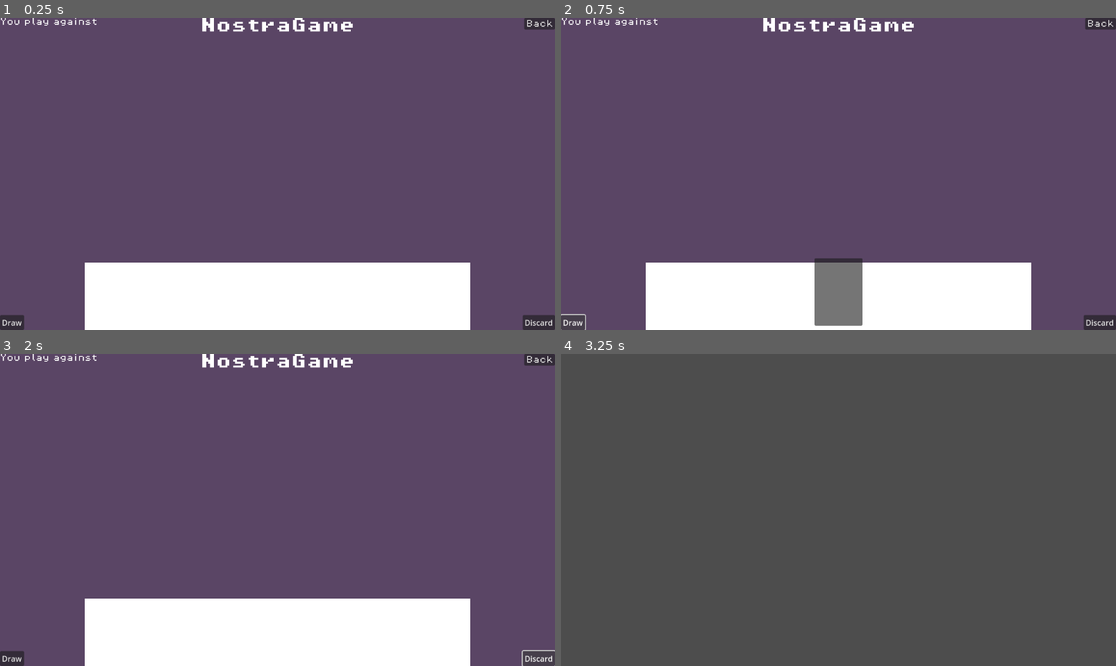
Above: before the commit, frames 1-4 (two rows, left to right).
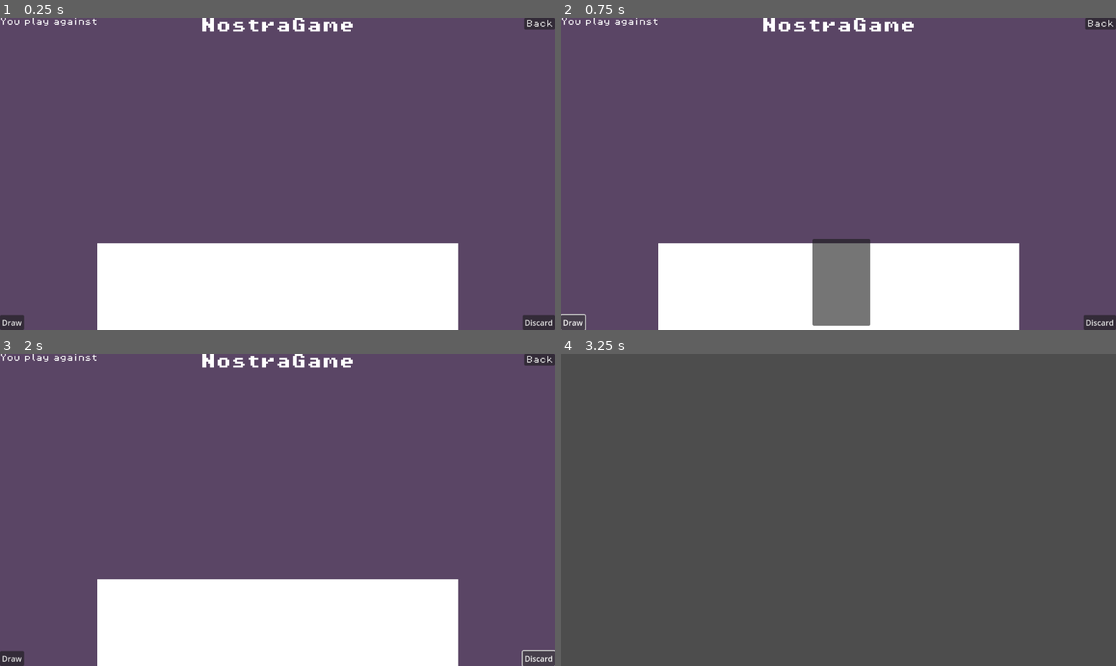
Above: after the commit, the same moments.

Repository: Dobix/godot-nostra
Game: Godot game, scene res://scenes/nostra/nostra_game.tscn
Two runs of this game, one before a commit and one after it. Both use one fixed random seed, a clock stepped at 60 frames per second and the inputs below. This scene is started directly instead of the project's main scene.
Inputs:
- Up to frame 1 (0.25 s): no input
- Up to frame 2 (0.75 s): click "Draw" at 0.5 s
- Up to frame 3 (2 s): click "Discard" at 1.25 s
- Up to frame 4 (3.25 s): click "Back" at 2 s; tap Enter at 2.75 s; hold D (right) from 2.78 s (still down); tap E (Interact) at 2.85 s

The runs differ from the first frame. In frame 1, 5.0% of the frame differs, in the area x 15-85%, y 72-100%; in frame 2, 5.6%, in the area x 15-85%, y 70-100%; in frame 3, 5.0%; in frame 4, nothing differs.

Commit message:
screen size adjustments for player hand

Diff:
--- a/scenes/nostra/card.tscn
+++ b/scenes/nostra/card.tscn
@@ -4,7 +4,7 @@
 [ext_resource type="Texture2D" uid="uid://drmn0pjiav1g4" path="res://assets/nostra/cards/01-blue.jpg" id="1_ovagr"]
 
 [node name="Card" type="Panel"]
-custom_minimum_size = Vector2(100, 140)
+custom_minimum_size = Vector2(120, 180)
 offset_right = 100.0
 offset_bottom = 140.0
 pivot_offset = Vector2(50, 140)
@@ -12,8 +12,11 @@
 
 [node name="TextureRect" type="TextureRect" parent="."]
 custom_minimum_size = Vector2(100, 140)
-layout_mode = 0
-offset_right = 40.0
-offset_bottom = 40.0
+layout_mode = 1
+anchors_preset = 15
+anchor_right = 1.0
+anchor_bottom = 1.0
+grow_horizontal = 2
+grow_vertical = 2
 texture = ExtResource("1_ovagr")
 expand_mode = 1
--- a/scenes/nostra/nostra_game.tscn
+++ b/scenes/nostra/nostra_game.tscn
@@ -63,7 +63,7 @@
 text = "Discard"
 
 [node name="Hand" type="ColorRect" parent="MarginContainer"]
-custom_minimum_size = Vector2(800, 140)
+custom_minimum_size = Vector2(600, 180)
 layout_mode = 2
 size_flags_horizontal = 4
 size_flags_vertical = 8
--- a/scripts/card.gd
+++ b/scripts/card.gd
@@ -1,10 +1,18 @@
 class_name Card
 extends Panel
-
-const SIZE := Vector2(100, 140)
 
 @export var image: Texture2D
 @onready var texture_rect: TextureRect = $TextureRect
 
 func _ready() -> void:
 	texture_rect.texture = image
+
+func apply_card_size(size: Vector2) -> void:
+	custom_minimum_size = size
+	texture_rect.custom_minimum_size = size
+
+func get_scaled_size(hand_size: Vector2) -> Vector2:
+	var scale_factor := 0.9  # 90 % der Höhe
+	var card_height := hand_size.y * scale_factor
+	var aspect_ratio := 120.0 / 180.0  # original width / height
+	return Vector2(card_height * aspect_ratio, card_height)
--- a/scripts/hand.gd
+++ b/scripts/hand.gd
@@ -10,6 +10,22 @@
 @export var x_sep := -10
 @export var y_min := 0
 @export var y_max := -15
+
+func _ready() -> void:
+	_update_hand_size()
+
+func _notification(what):
+	if what == NOTIFICATION_RESIZED:
+		_update_hand_size()
+		_update_cards()
+
+func _update_hand_size() -> void:
+	var screen_size = get_viewport().get_visible_rect().size
+	size = Vector2(screen_size.x * 0.65, screen_size.y * 0.25)
+	position = Vector2(
+		(screen_size.x - size.x) / 2,
+		screen_size.y - size.y
+	)
 
 func draw_card() -> void:
 	var new_card = CARD.instantiate()
@@ -28,26 +44,34 @@
 
 func _update_cards() -> void:
 	var cards := get_child_count()
-	var all_cards_size := Card.SIZE.x * cards + x_sep * (cards - 1)
+	if cards == 0:
+		return
+
+	# Neue dynamische Kartengröße berechnen
+	var card_size := Card.new().get_scaled_size(size)
+
+	# Diese Zeile ersetzt Card.SIZE überall im Code:
+	var all_cards_size := card_size.x * cards + x_sep * (cards - 1)
 	var final_x_sep := x_sep
 
 	if all_cards_size > size.x:
-		final_x_sep = (size.x - Card.SIZE.x * cards) / (cards - 1)
+		final_x_sep = (size.x - card_size.x * cards) / (cards - 1)
 		all_cards_size = size.x
 
 	var offset := (size.x - all_cards_size) / 2
 
 	for i in cards:
 		var card := get_child(i)
-		var y_multiplier := hand_curve.sample(1.0 / (cards-1) * i)
-		var rot_multiplier := rotation_curve.sample(1.0 / (cards-1) * i)
 
-		if cards == 1:
-			y_multiplier = 0.6
-			rot_multiplier = 0.0
+		var y_multiplier := hand_curve.sample(1.0 / (cards-1) * i) if cards > 1 else 0.6
+		var rot_multiplier := rotation_curve.sample(1.0 / (cards-1) * i) if cards > 1 else 0.0
 
-		var final_x: float = offset + Card.SIZE.x * i + final_x_sep * i
+		# Positionieren
+		var final_x: float = offset + card_size.x * i + final_x_sep * i
 		var final_y: float = y_min + y_max * y_multiplier
 
 		card.position = Vector2(final_x, final_y)
 		card.rotation_degrees = max_rotation_degrees * rot_multiplier
+
+		# Dynamische Größe setzen
+		card.set_size(card_size)
